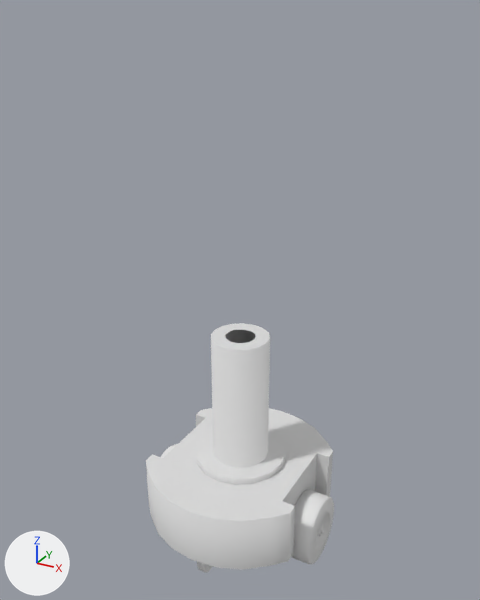
An edit to the Blender file vl.vlabs.com.ua/models/vlab.assistant/vlab.assistant.blend, drawn before and after from the same camera.
One viewpoint serves both versions: a 50 mm lens placed at (0.711, -1.294, 1.345), pointed at (-0.009, 0.013, 0.691). The lights are fixed; the arrows at lower left show +X, +Y and +Z.

Names of what the first picture shows: 'RWheel', 'VLabAssistant'.
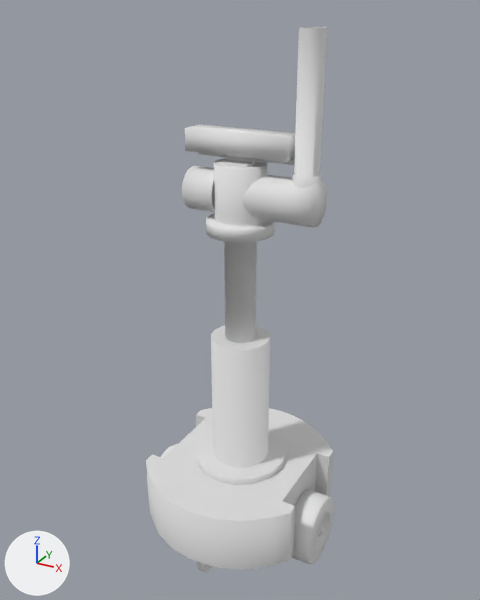
Where the change shows, as pixel boxes (x1, y1, x2, y2) in the pictures (480 x 600 px):
'ManipulatorLink1', added: after (182, 124, 295, 225)
'ManipulatorLink2', added: after (283, 27, 327, 228)
'Extender', added: after (206, 225, 275, 343)
'ManipulatorBase', added: after (206, 213, 275, 234)

The change, as a diff of the scene's bpy script:
```diff
--- a/vl.vlabs.com.ua/models/vlab.assistant/vlab.assistant.blend.py
+++ b/vl.vlabs.com.ua/models/vlab.assistant/vlab.assistant.blend.py
@@ mat_extendermaterial @@
+mat_extendermaterial = diffuse_material('ExtenderMaterial')
+mat_extendermaterial.base_color = (0.8, 0.8, 0.8)  # white #e7e7e7
@@ mat_manipulatorlink1material @@
+mat_manipulatorlink1material = diffuse_material('ManipulatorLink1Material')
+mat_manipulatorlink1material.base_color = (0.8, 0.8, 0.8)  # white #e7e7e7
@@ mat_manipulatorlink2material @@
+mat_manipulatorlink2material = diffuse_material('ManipulatorLink2Material')
+mat_manipulatorlink2material.base_color = (0.8, 0.8, 0.8)  # white #e7e7e7
@@ mat_manipulatorbasematerial @@
+mat_manipulatorbasematerial = diffuse_material('ManipulatorBaseMaterial')
+mat_manipulatorbasematerial.base_color = (0.8, 0.8, 0.8)  # white #e7e7e7
@@ me_circle_004 @@
+me_circle_004.from_pydata(...)  # 64 vertices, 48 faces; spans x -0.08..0.08, y -0.08..0.08, z 0.0..0.8
+me_circle_004.materials.append(mat_extendermaterial)  # white #e7e7e7
@@ me_circle_010 @@
+me_circle_010.from_pydata(...)  # 132 vertices, 75 faces; spans x -0.126..0.13, y -0.06..0.06, z 0.0..0.194
+me_circle_010.materials.append(mat_manipulatorlink1material)  # white #e7e7e7
@@ me_circle_009 @@
+me_circle_009.from_pydata(...)  # 88 vertices, 59 faces; spans x 0.0..0.06, y -0.05..0.05, z -0.05..0.35
+me_circle_009.materials.append(mat_manipulatorlink2material)  # white #e7e7e7
@@ me_circle_011 @@
+me_circle_011.from_pydata(...)  # 64 vertices, 48 faces; spans x -0.08..0.08, y -0.08..0.08, z 0.0..0.016
+me_circle_011.materials.append(mat_manipulatorbasematerial)  # white #e7e7e7
@@ ob_manipulatorlink2 @@
+ob_manipulatorlink2 = bpy.data.objects.new('ManipulatorLink2', me_circle_009)
+ob_manipulatorlink2.parent = ob_manipulatorlink1
+ob_manipulatorlink2.matrix_parent_inverse = Matrix(((1.0, 0.0, 0.0, 0.0), (0.0, 1.0, 0.0, 0.0), (0.0, 0.0, 1.0, -1.416), (0.0, 0.0, 0.0, 1.0)))
+ob_manipulatorlink2.location = (0.13, 0.0, 1.47)
@@ ob_manipulatorlink1 @@
+ob_manipulatorlink1 = bpy.data.objects.new('ManipulatorLink1', me_circle_010)
+ob_manipulatorlink1.parent = ob_extender
+ob_manipulatorlink1.matrix_parent_inverse = Matrix(((1.0, 0.0, 0.0, 0.0), (0.0, 1.0, 0.0, 0.0), (0.0, 0.0, 1.0, -0.09), (0.0, 0.0, 0.0, 1.0)))
+ob_manipulatorlink1.location = (0.0, 0.0, 0.906)
@@ ob_extender @@
+ob_extender = bpy.data.objects.new('Extender', me_circle_004)
+ob_extender.parent = ob_vlabassistant
+ob_extender.location = (0.0, 0.0, 0.09)
@@ ob_manipulatorbase @@
+ob_manipulatorbase = bpy.data.objects.new('ManipulatorBase', me_circle_011)
+ob_manipulatorbase.parent = ob_extender
+ob_manipulatorbase.matrix_parent_inverse = Matrix(((1.0, 0.0, 0.0, 0.0), (0.0, 1.0, 0.0, 0.0), (0.0, 0.0, 1.0, -0.09), (0.0, 0.0, 0.0, 1.0)))
+ob_manipulatorbase.location = (0.0, 0.0, 0.89)
```
